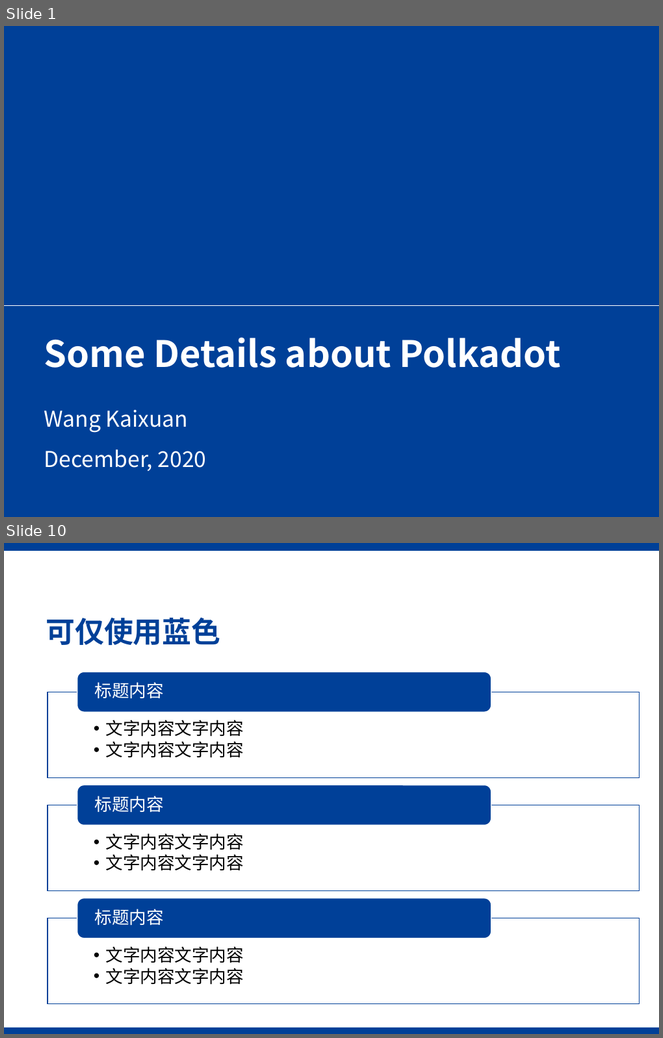
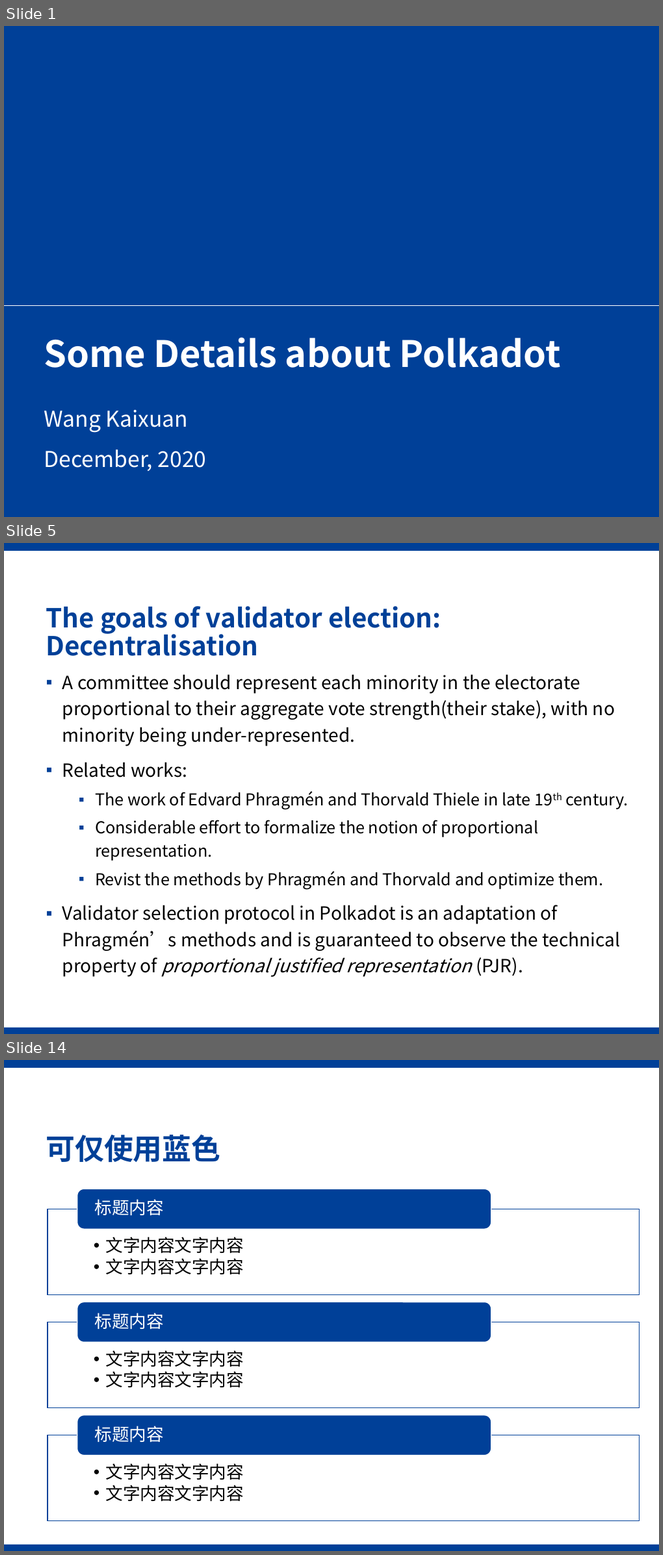
Before and after one commit to Voidkai/Polkadot, a slide deck: Polkadot-PPT.pptx. Shown one above the other, each under a label of ours: slides 1 and 10 before the commit, slides 1, 5 and 14 after it; the slides between them are not shown. The pictures are 663x1038 and 663x1555 pixels, drawn with LibreOffice and Linux fonts; fonts in the diff are those of the drawing; background and template pictures are left out. Boxes give left, top, right and bottom in pixels: in the first picture for what was removed or moved away, otherwise in the second. Text is boxed around its words. In the diff, an @@ line names an element or a change of style, - is before the commit and + after.

```diff
--- a/Polkadot-PPT.pptx
+++ b/Polkadot-PPT.pptx
@@ slide 5 added at [4,543,659,1034], background #FFFFFF; not listed: 2 template elements that a slide beside it also shows @@
@@ title added at [46,606,441,656], 28.8 pt, text #004098, bold @@
+The goals of validator election: Decentralisation
@@ text added at [62,674,629,977], 20 pt, text #000000 @@
+▪ A committee should represent each minority in the electorate proportional to their aggregate vote strength(their stake), with no minority being under-represented.
+▪ Related works:
+  ▪ The work of Edvard Phragmén and Thorvald Thiele in late 19th century.
+  ▪ Considerable effort to formalize the notion of proportional representation.
+  ▪ Revist the methods by Phragmén and Thorvald and optimize them.
+▪ Validator selection protocol in Polkadot is an adaptation of Phragmén’s methods and is guaranteed to observe the technical property of proportional justified representation (PJR).
@@ what was slide 10 is now slide 14 @@
```
Also in this commit, not shown: 9 slides changed, 3 other slides added, 3 other files.
